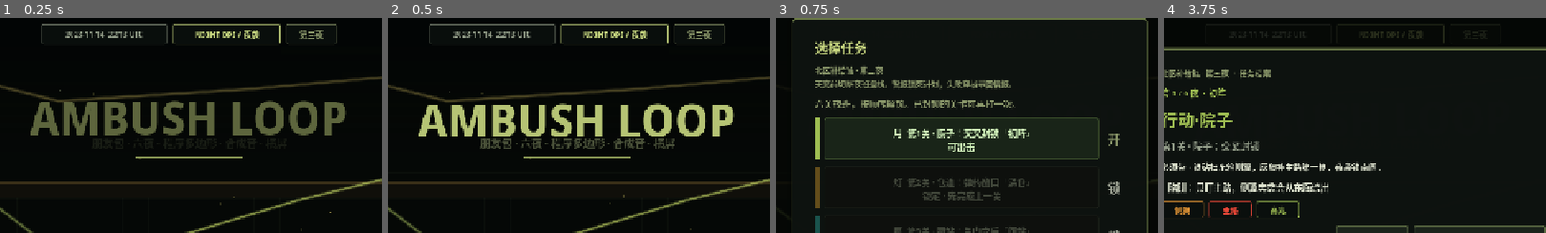
Above: before the commit, frames 1-4 (left to right).
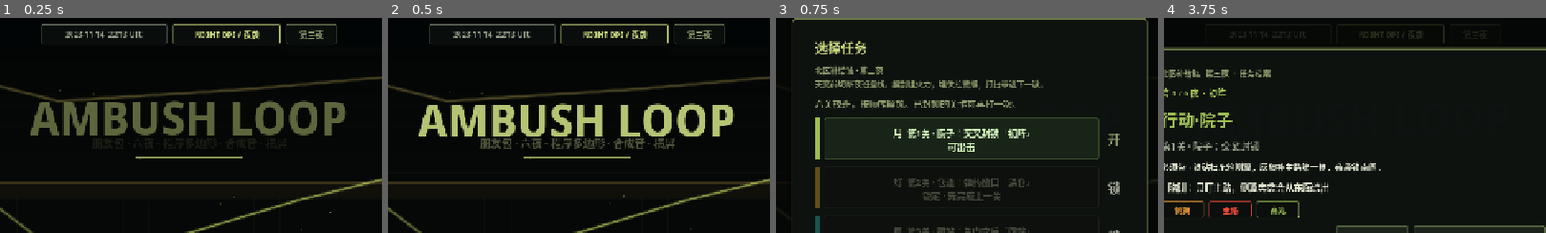
Above: after the commit, the same moments.

Repository: hailinsu-create/new
Game: Godot game, scene res://scenes/title.tscn
Same seed, same stepped clock (60 frames per second), same inputs: the game is played once before the commit and once after it.
Inputs:
- Up to frame 1 (0.25 s): no input
- Up to frame 2 (0.5 s): no input
- Up to frame 3 (0.75 s): click "开始行动" at 0.5 s
- Up to frame 4 (3.75 s): click "开始行动" at 1.25 s; click "战役档案" at 2 s; click "操作说明" at 2.75 s; click "月 第1关 · 院子：交叉封锁 「初阵」 可出击" at 3.5 s
The pictures show only the part of the screen within x 25-75%, y 0-50%; the shares and areas given below are measured in that part.

Frames 1-2 are identical in both runs. In frame 3, 0.9% of the frame differs, in the area x 30-70%, y 28-34%; in frame 4, nothing differs.

Commit message:
feat(levels): insert cells, crates, and multi-wave tables
Six nights keep their maps. Each night splits the old spawn list into waves and drops authored stashes on walkable cells.

Co-authored-by: hailinsu-create <hailinsu-create@users.noreply.github.com>

Diff:
--- a/ambush_loop/scripts/level/level_def.gd
+++ b/ambush_loop/scripts/level/level_def.gd
@@ -41,6 +41,32 @@
 var intel_chatter: Array = []
 ## Win debrief campaign beat. Copy only.
 var campaign_beat: String = ""
+## Raid: insertion cells for the three operators (walkable).
+var insert_cells: Array = []
+## Raid: authored crates {cell, kind, amount}.
+var stashes: Array = []
+## Raid: array of spawn_schedule arrays. Empty = one wave from spawn_schedule.
+var waves: Array = []
+
+
+func wave_count() -> int:
+	if waves.is_empty():
+		return 1
+	return waves.size()
+
+
+func spawns_for_wave(index: int) -> Array:
+	if waves.is_empty():
+		return spawn_schedule
+	if index < 0 or index >= waves.size():
+		return []
+	return waves[index]
+
+
+func insert_cell_for(op_index: int) -> Vector2i:
+	if insert_cells.is_empty():
+		return Vector2i(6, 16)
+	return insert_cells[clampi(op_index, 0, insert_cells.size() - 1)]
 
 
 static func campaign_frame() -> String:
@@ -48,7 +74,7 @@
 
 
 static func campaign_kicker() -> String:
-	return "天亮前切断夜班巡线。警报锁死计划，失败穿梭带回情报。"
+	return "天亮前切断夜班巡线。搜刮组火力，埋伏拉警报，打扫带进下一波。"
 
 
 static func chatter_for(id: String, reason: String = "") -> String:
@@ -404,6 +430,25 @@
 		{"id": 2, "route": "main", "delay": 0.8, "loot": 0},
 		{"id": 3, "route": "flank", "delay": 0.4, "loot": 2, "teaching_note": "东廊绕出"},
 	]
+	l.waves = [
+		[
+			{"id": 1, "route": "main", "delay": 0.0, "loot": 2},
+			{"id": 2, "route": "main", "delay": 0.6, "loot": 0},
+		],
+		[
+			{"id": 3, "route": "flank", "delay": 0.2, "loot": 2, "teaching_note": "东廊绕出"},
+		],
+	]
+	l.insert_cells = [Vector2i(6, 16), Vector2i(7, 17), Vector2i(8, 17)]
+	l.stashes = [
+		{"cell": Vector2i(6, 12), "kind": "rifle", "amount": 7},
+		{"cell": Vector2i(26, 12), "kind": "mg", "amount": 12},
+		{"cell": Vector2i(29, 16), "kind": "scout", "amount": 6},
+		{"cell": Vector2i(11, 16), "kind": "grenade", "amount": 2},
+		{"cell": Vector2i(10, 13), "kind": "mine", "amount": 1},
+		{"cell": Vector2i(23, 13), "kind": "ammo", "amount": 6},
+		{"cell": Vector2i(6, 17), "kind": "pistol", "amount": 8},
+	]
 	l.ambush_zone = Rect2(320, 280, 400, 160)
 	l.has_ammo_pack = false
 	l.beat_kind = "ambush_zone"
@@ -466,6 +511,26 @@
 		{"id": 4, "route": "flank", "delay": 1.6, "loot": 0},
 		{"id": 5, "route": "flank", "delay": 2.4, "loot": 0},
 	]
+	l.waves = [
+		[
+			{"id": 1, "route": "main", "delay": 0.0, "loot": 1},
+			{"id": 3, "route": "main", "delay": 0.8, "loot": 1},
+		],
+		[
+			{"id": 2, "route": "flank", "delay": 0.3, "loot": 0, "teaching_note": "东廊侧翼"},
+			{"id": 4, "route": "flank", "delay": 0.9, "loot": 0},
+			{"id": 5, "route": "flank", "delay": 1.4, "loot": 2},
+		],
+	]
+	l.insert_cells = [Vector2i(10, 16), Vector2i(11, 17), Vector2i(12, 16)]
+	l.stashes = [
+		{"cell": Vector2i(11, 7), "kind": "rifle", "amount": 7},
+		{"cell": Vector2i(16, 13), "kind": "mg", "amount": 12},
+		{"cell": Vector2i(29, 16), "kind": "scout", "amount": 6},
+		{"cell": Vector2i(27, 13), "kind": "grenade", "amount": 2},
+		{"cell": Vector2i(10, 13), "kind": "mine", "amount": 1},
+		{"cell": Vector2i(23, 6), "kind": "ammo", "amount": 8},
+	]
 	l.ambush_zone = Rect2(360, 300, 360, 200)
 	l.has_ammo_pack = true
 	l.beat_kind = "barrel"
@@ -531,6 +596,24 @@
 		{"id": 1, "route": "main", "delay": 0.0, "loot": 1},
 		{"id": 2, "route": "flank", "delay": 0.6, "loot": 2, "teaching_note": "锁门改线"},
 		{"id": 3, "route": "main", "delay": 1.0, "loot": 0},
+	]
+	l.waves = [
+		[
+			{"id": 1, "route": "main", "delay": 0.0, "loot": 1},
+			{"id": 3, "route": "main", "delay": 0.7, "loot": 0},
+		],
+		[
+			{"id": 2, "route": "flank", "delay": 0.3, "loot": 2, "teaching_note": "锁门改线"},
+		],
+	]
+	l.insert_cells = [Vector2i(10, 16), Vector2i(11, 17), Vector2i(12, 16)]
+	l.stashes = [
+		{"cell": Vector2i(10, 12), "kind": "rifle", "amount": 7},
+		{"cell": Vector2i(22, 13), "kind": "mg", "amount": 12},
+		{"cell": Vector2i(29, 16), "kind": "scout", "amount": 6},
+		{"cell": Vector2i(16, 8), "kind": "grenade", "amount": 2},
+		{"cell": Vector2i(9, 12), "kind": "mine", "amount": 1},
+		{"cell": Vector2i(23, 16), "kind": "ammo", "amount": 6},
 	]
 	l.ambush_zone = Rect2(300, 250, 420, 220)
 	l.has_ammo_pack = true
@@ -593,6 +676,25 @@
 		{"id": 3, "route": "flank", "delay": 3.8, "loot": 2, "ambush_window": 3.8, "teaching_note": "晚到东廊"},
 		{"id": 4, "route": "flank", "delay": 4.6, "loot": 0, "ambush_window": 3.8},
 	]
+	l.waves = [
+		[
+			{"id": 1, "route": "main", "delay": 0.0, "loot": 1},
+			{"id": 2, "route": "main", "delay": 0.6, "loot": 0},
+		],
+		[
+			{"id": 3, "route": "flank", "delay": 0.4, "loot": 2, "teaching_note": "晚到东廊"},
+			{"id": 4, "route": "flank", "delay": 1.0, "loot": 0},
+		],
+	]
+	l.insert_cells = [Vector2i(11, 16), Vector2i(12, 17), Vector2i(14, 16)]
+	l.stashes = [
+		{"cell": Vector2i(11, 10), "kind": "rifle", "amount": 7},
+		{"cell": Vector2i(32, 13), "kind": "mg", "amount": 12},
+		{"cell": Vector2i(29, 16), "kind": "scout", "amount": 6},
+		{"cell": Vector2i(16, 17), "kind": "grenade", "amount": 2},
+		{"cell": Vector2i(7, 11), "kind": "mine", "amount": 1},
+		{"cell": Vector2i(22, 16), "kind": "ammo", "amount": 6},
+	]
 	l.ambush_zone = Rect2(280, 240, 500, 280)
 	l.has_ammo_pack = true
 	l.beat_kind = "flank_delay"
@@ -656,6 +758,26 @@
 		{"id": 2, "route": "flank", "delay": 0.5, "loot": 0},
 		{"id": 3, "route": "sneak", "delay": 2.2, "loot": 2, "ambush_window": 2.2, "teaching_note": "西夹缝"},
 		{"id": 4, "route": "main", "delay": 0.9, "loot": 0},
+	]
+	l.waves = [
+		[
+			{"id": 1, "route": "main", "delay": 0.0, "loot": 1},
+			{"id": 4, "route": "main", "delay": 0.6, "loot": 0},
+			{"id": 2, "route": "flank", "delay": 0.4, "loot": 0},
+		],
+		[
+			{"id": 3, "route": "sneak", "delay": 0.4, "loot": 2, "teaching_note": "西夹缝"},
+		],
+	]
+	l.insert_cells = [Vector2i(6, 16), Vector2i(7, 17), Vector2i(8, 16)]
+	l.stashes = [
+		{"cell": Vector2i(13, 16), "kind": "rifle", "amount": 7},
+		{"cell": Vector2i(32, 13), "kind": "mg", "amount": 12},
+		{"cell": Vector2i(29, 16), "kind": "scout", "amount": 6},
+		{"cell": Vector2i(15, 15), "kind": "grenade", "amount": 2},
+		{"cell": Vector2i(7, 12), "kind": "mine", "amount": 1},
+		{"cell": Vector2i(22, 16), "kind": "shotgun", "amount": 4},
+		{"cell": Vector2i(6, 8), "kind": "decoy", "amount": 1},
 	]
 	l.ambush_zone = Rect2(260, 230, 520, 280)
 	l.has_ammo_pack = true
@@ -729,6 +851,29 @@
 		{"id": 4, "route": "main", "delay": 0.9, "loot": 0},
 		{"id": 5, "route": "echo", "delay": 5.2, "loot": 0, "ambush_window": 5.2, "teaching_note": "灯塔回波", "kit": "echo"},
 	]
+	l.waves = [
+		[
+			{"id": 1, "route": "main", "delay": 0.0, "loot": 1},
+			{"id": 4, "route": "main", "delay": 0.6, "loot": 0},
+			{"id": 2, "route": "flank", "delay": 0.4, "loot": 0, "teaching_note": "东廊先到"},
+		],
+		[
+			{"id": 3, "route": "sneak", "delay": 0.4, "loot": 2, "teaching_note": "西夹缝"},
+		],
+		[
+			{"id": 5, "route": "echo", "delay": 0.5, "loot": 2, "teaching_note": "灯塔回波", "kit": "echo"},
+		],
+	]
+	l.insert_cells = [Vector2i(6, 16), Vector2i(7, 17), Vector2i(8, 16)]
+	l.stashes = [
+		{"cell": Vector2i(13, 16), "kind": "rifle", "amount": 7},
+		{"cell": Vector2i(24, 16), "kind": "mg", "amount": 12},
+		{"cell": Vector2i(32, 13), "kind": "scout", "amount": 6},
+		{"cell": Vector2i(15, 15), "kind": "grenade", "amount": 2},
+		{"cell": Vector2i(7, 12), "kind": "mine", "amount": 1},
+		{"cell": Vector2i(22, 6), "kind": "decoy", "amount": 1},
+		{"cell": Vector2i(29, 16), "kind": "ammo", "amount": 8},
+	]
 	l.ambush_zone = Rect2(260, 230, 520, 280)
 	l.has_ammo_pack = true
 	l.beat_kind = "radio_echo"
